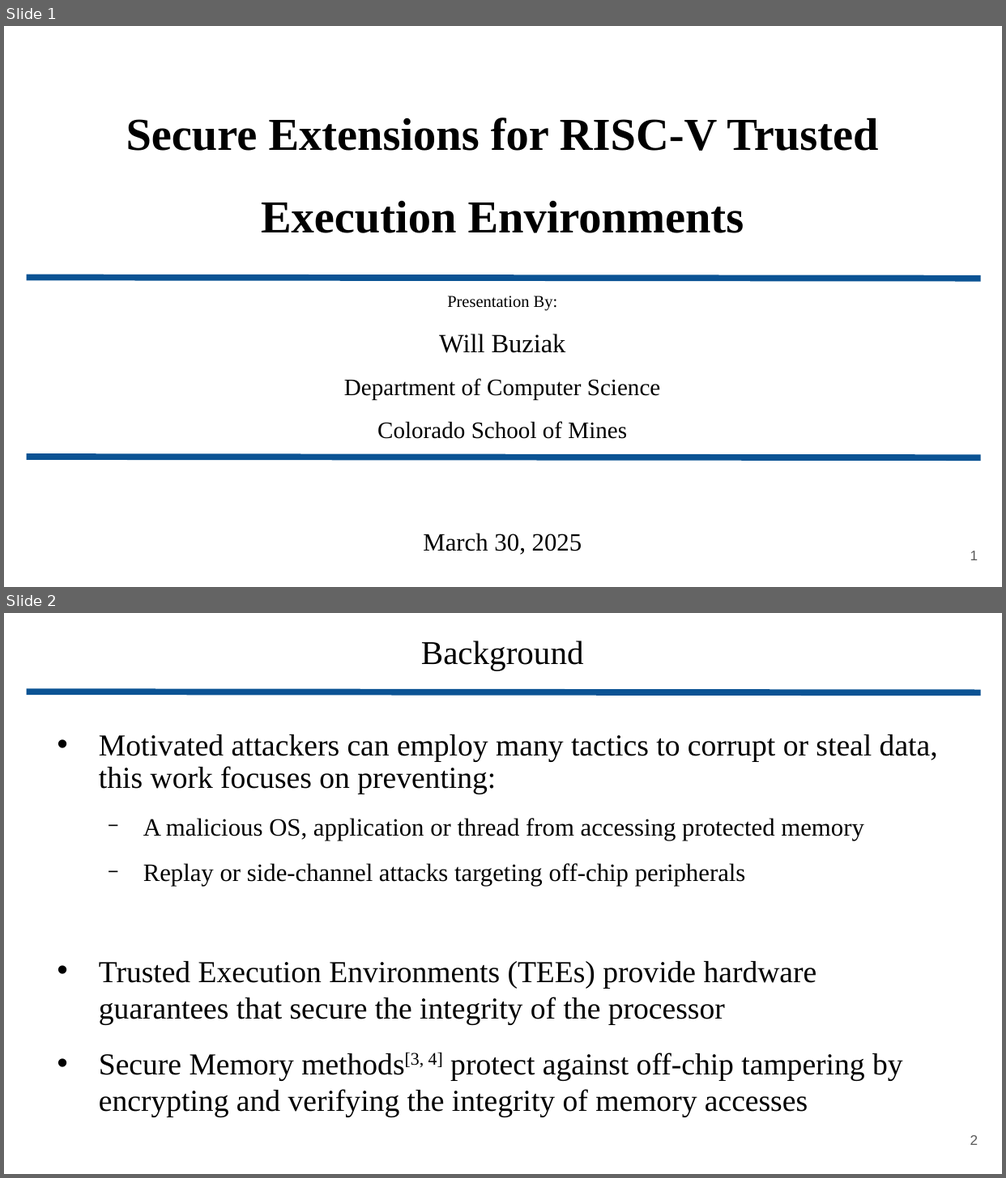
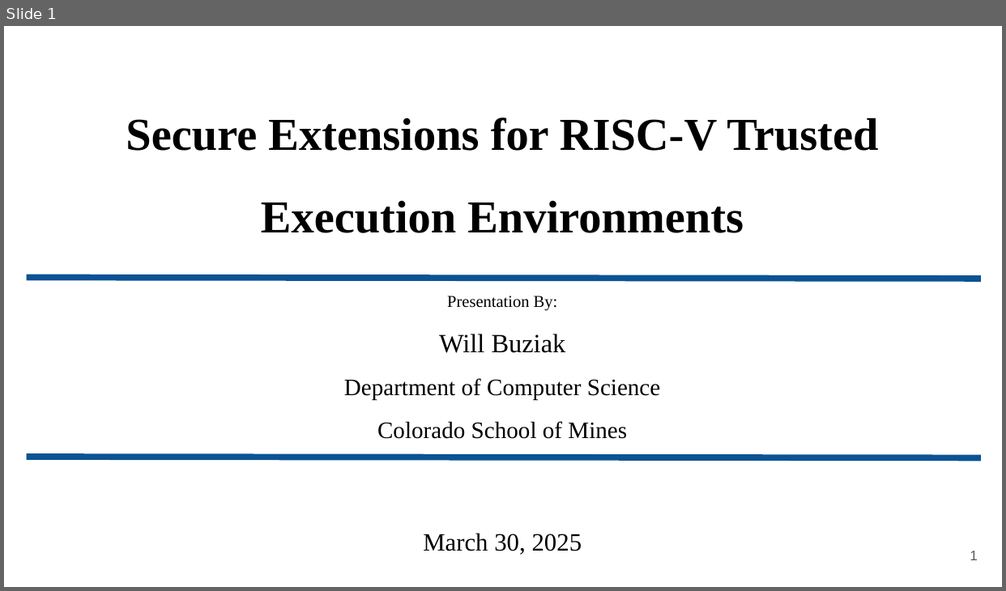
Before and after one commit to wbuz24/grad-research, a slide deck: presentations/YARCH25_lightning.pptx. Shown one above the other, each under a label of ours: slides 1 and 2 before the commit, slide 1 after it. The pictures are 1006x1178 and 1006x591 pixels, drawn with LibreOffice and Linux fonts; fonts in the diff are those of the drawing. Boxes give left, top, right and bottom in pixels: in the first picture for what was removed or moved away, otherwise in the second. Text is boxed around its words. In the diff, an @@ line names an element or a change of style, - is before the commit and + after.

```diff
--- a/presentations/YARCH25_lightning.pptx
+++ b/presentations/YARCH25_lightning.pptx
@@ slide 2 removed at bbox=[4, 613, 1002, 1174], background #FFFFFF @@
@@ title removed at bbox=[421, 641, 584, 671] @@
-Background
@@ line removed from (26, 692) to (981, 693) @@
@@ text removed at bbox=[99, 735, 938, 1118] @@
-• Motivated attackers can employ many tactics to corrupt or steal data, this work focuses on preventing:
-  − A malicious OS, application or thread from accessing protected memory
-  − Replay or side-channel attacks targeting off-chip peripherals
-• Trusted Execution Environments (TEEs) provide hardware guarantees that secure the integrity of the processor
-• Secure Memory methods[3, 4] protect against off-chip tampering by encrypting and verifying the integrity of memory accesses
@@ page number removed at bbox=[970, 1135, 978, 1145] @@
-2
```
Also in this commit, not shown: 5 slides changed.
